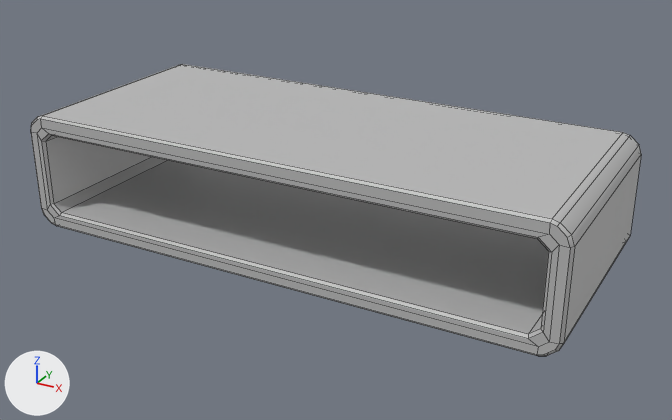
Before and after pictures for a commit that changed the FBX model Assets/Artists/Models/SOFA_DESK.fbx.
Both versions are drawn from a camera (50 mm lens) standing at (1.04, -2.53, 1.59) and looking at (-0.76, 0.75, -0.05). The lights are fixed; the arrows at lower left show +X, +Y and +Z. Mesh edges are drawn as thin lines. Where no turn or scale is listed for an object, it has been applied to the vertices.

Names of what the first picture shows: 'sofa_table'.
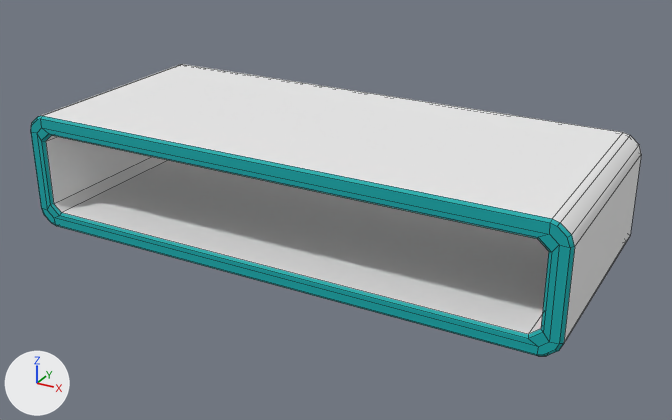
The newer file is also turned or shifted as a whole; pictures and numbers use the older file's frame.

The change, as a list of edits to the scene's bpy script:
```text
Add mat_sofadesk1:
    mat_sofadesk1 = principled_material('sofadesk1')
    mat_sofadesk1.base_color = (0.834, 0.834, 0.834)  # white #ebebeb
    mat_sofadesk1.roughness = 0.749
Add mat_sofadesk_2:
    mat_sofadesk_2 = principled_material('sofadesk_2')
    mat_sofadesk_2.base_color = (0.0, 0.412, 0.422)  # cyan #00acae
    mat_sofadesk_2.roughness = 0.749
Change me_mesh:
    where me_mesh.from_pydata(...)  # 112 vertices, 104 faces; spans x -1.22..1.22, y -0.51..0.51, z -0.27..0.27
    used by ob_sofa_table; location = (-0.824, 0.769, 0.067)
    me_mesh part 1: 80 of the faces centred in x -1.22..1.22, y -0.51..0.51, z -0.26..0.26 switch from mat_lambert1 (grey #bcbcbc) to mat_sofadesk_2 (cyan #00acae)
    me_mesh part 2: all 24 faces centred in x -1.22..1.22, y 0.0, z -0.27..0.27 switch from mat_lambert1 (grey #bcbcbc) to mat_sofadesk1 (white #ebebeb)
```

What differs and where, as boxes [x1, y1, x2, y2] in the pictures (672 x 420 px):
part 1 of me_mesh, recoloured (grey to cyan): [31, 116, 575, 356] in both
part 2 of me_mesh, recoloured (grey to white): [41, 64, 641, 343] in both
